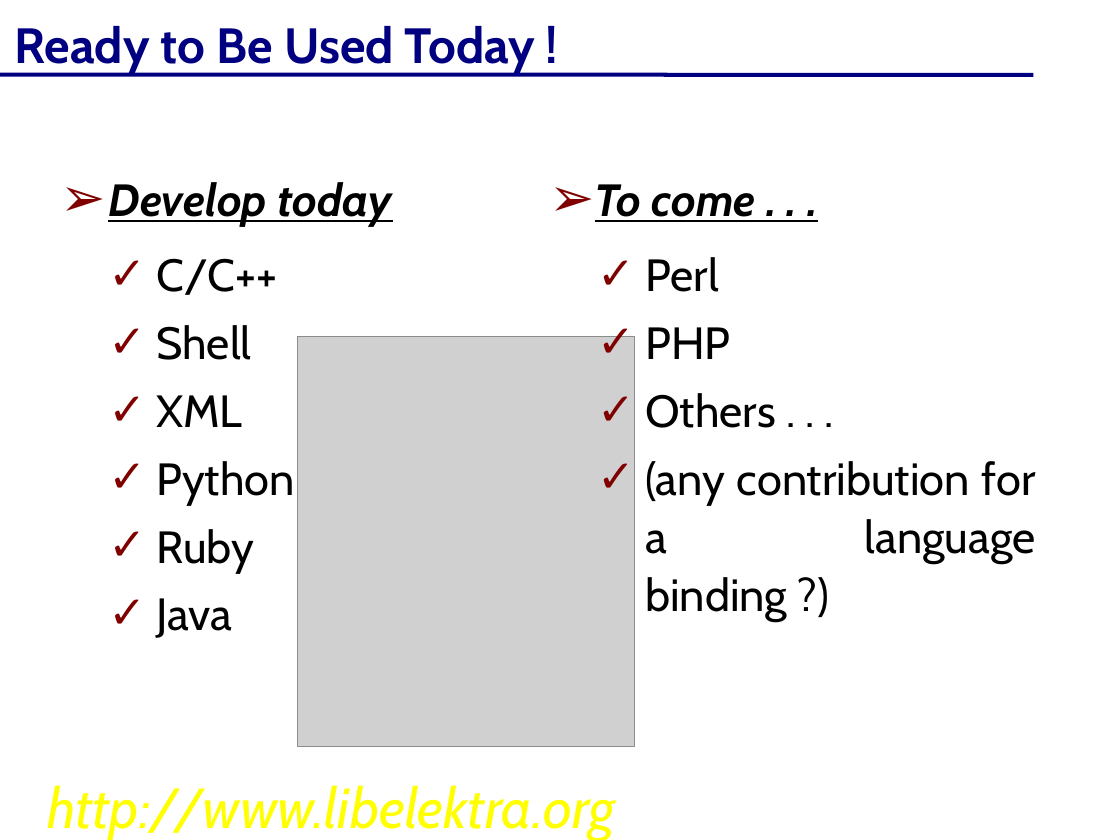
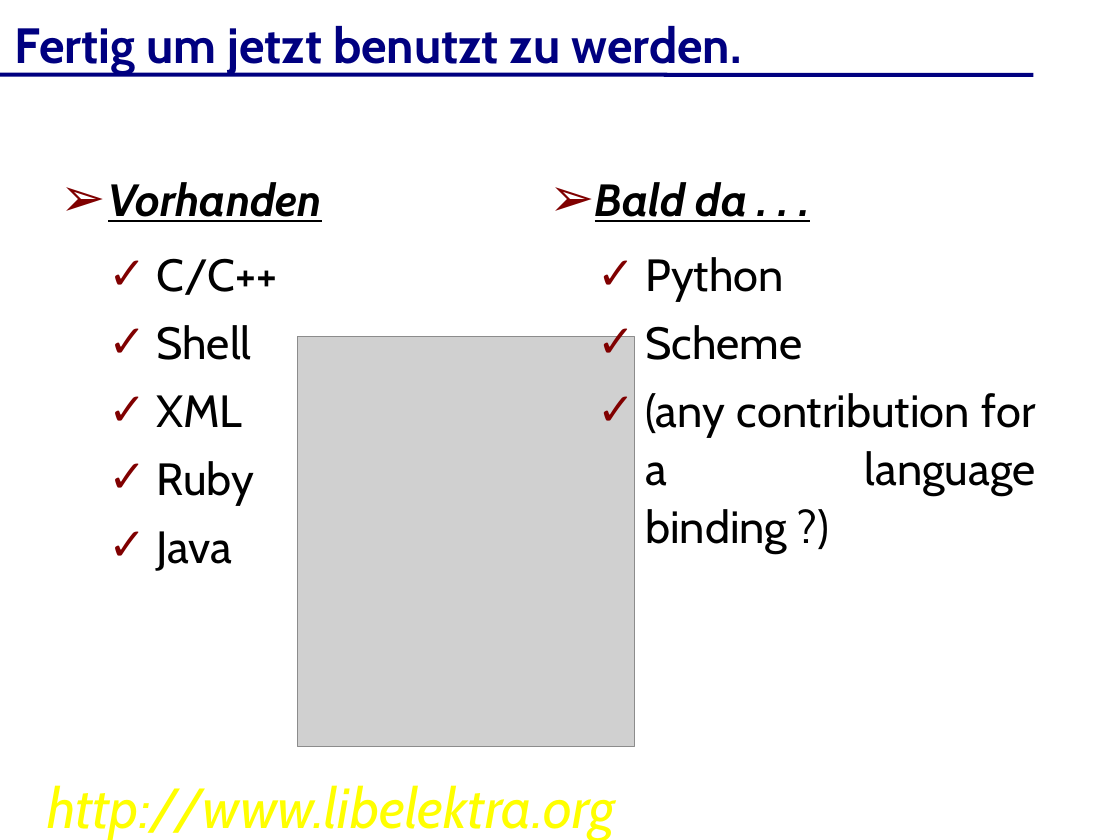
Before and after one commit to ElektraInitiative/libelektra, a slide deck: slide 32 of doc/elektra-de.odp. Drawn at 1120x840 pixels with LibreOffice and Linux fonts; fonts in the diff are those of the drawing; grey boxes stand for pictures; background and template pictures are left out. Boxes give left, top, right and bottom in pixels: in the first picture for what was removed or moved away, otherwise in the second. Text is boxed around its words. In the diff, an @@ line names an element or a change of style, - is before the commit and + after.

```diff
--- a/doc/elektra-de.odp
+++ b/doc/elektra-de.odp
@@ text at [15, 26, 742, 74]: text changed @@
-Ready to Be Used Today !
+Fertig um jetzt benutzt zu werden.
@@ text at [108, 182, 322, 222]: text changed @@
-➢ Develop today
+➢ Vorhanden
@@ text at [595, 182, 802, 360]: text changed @@
-➢ To come . . .
-  ✓ Perl
-  ✓ PHP
-  ✓ Others . . .
+➢ Bald da . . .
+  ✓ Python
+  ✓ Scheme
@@ text at [156, 461, 294, 506]: paragraph removed @@
-  ✓ Python
```
Also in this commit, not shown: 25 other slides changed, 12 slides added, 11 slides removed.
